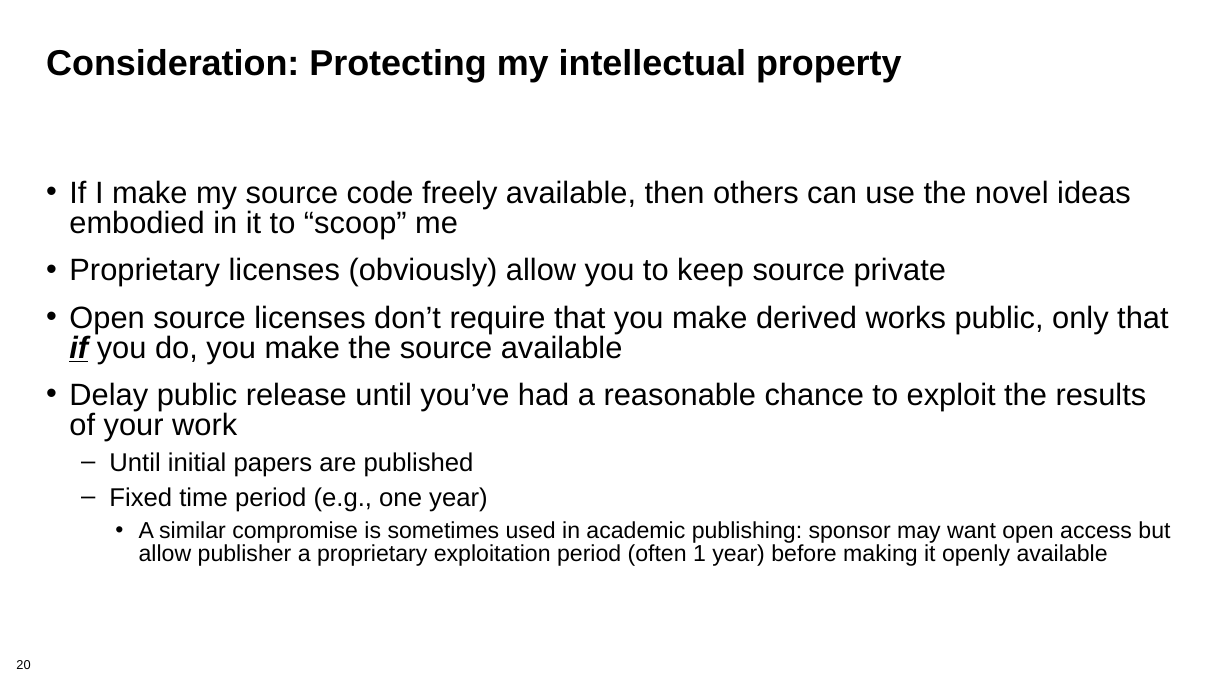
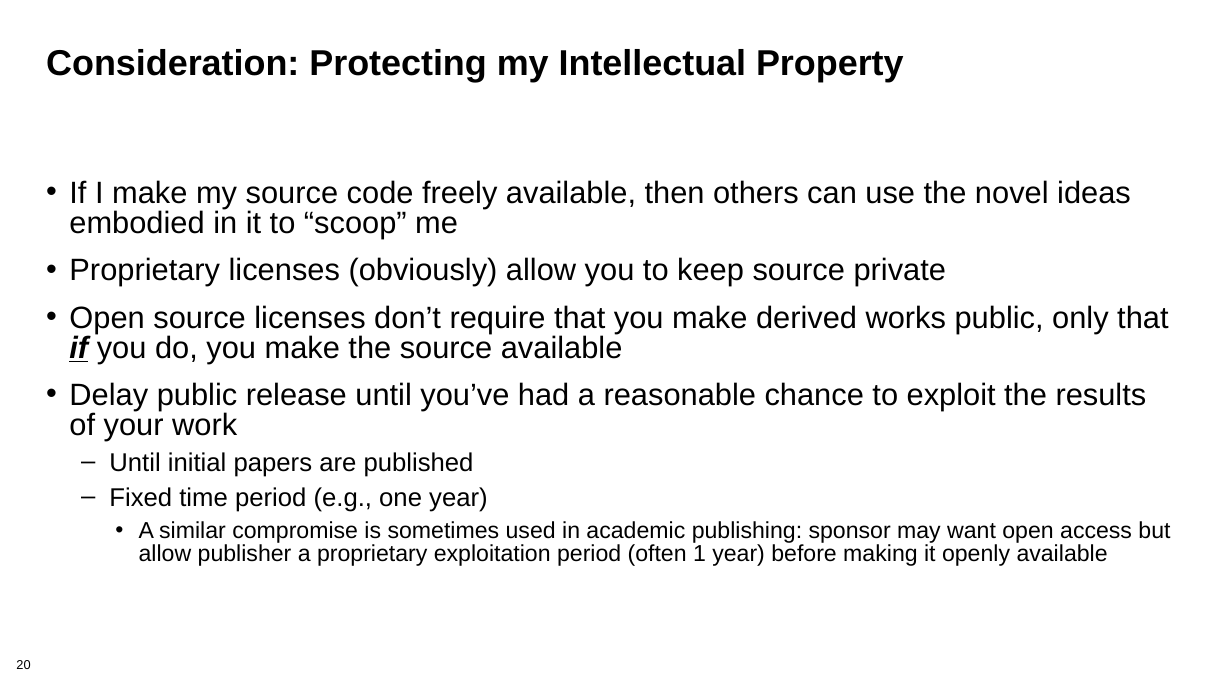
Before and after one commit to bssw-tutorial/presentations, a slide deck: slide 20 of licensing.pptx. Drawn at 1232x693 pixels with LibreOffice and Linux fonts; fonts in the diff are those of the drawing; background and template pictures are left out. Boxes give left, top, right and bottom in pixels: in the first picture for what was removed or moved away, otherwise in the second. Text is boxed around its words. In the diff, an @@ line names an element or a change of style, - is before the commit and + after.

```diff
--- a/licensing.pptx
+++ b/licensing.pptx
@@ title at box(46, 49, 904, 82): text changed @@
-Consideration: Protecting my intellectual property
+Consideration: Protecting my Intellectual Property
```
Also in this commit, not shown: 31 other slides changed.
